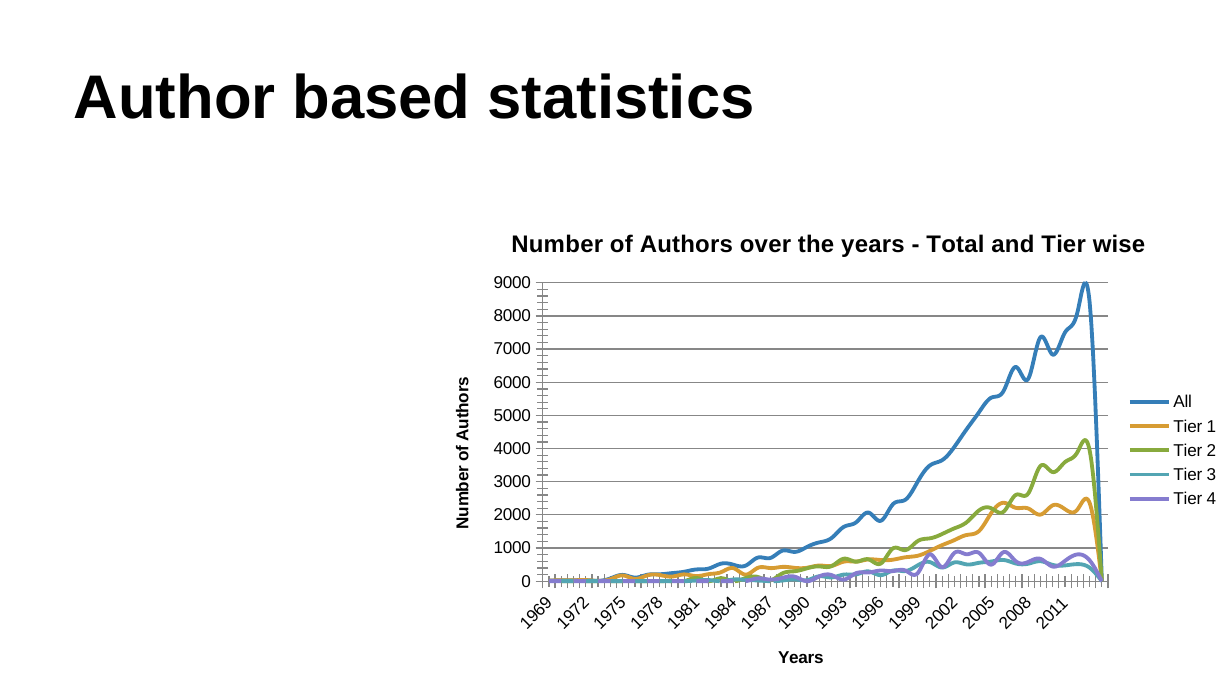
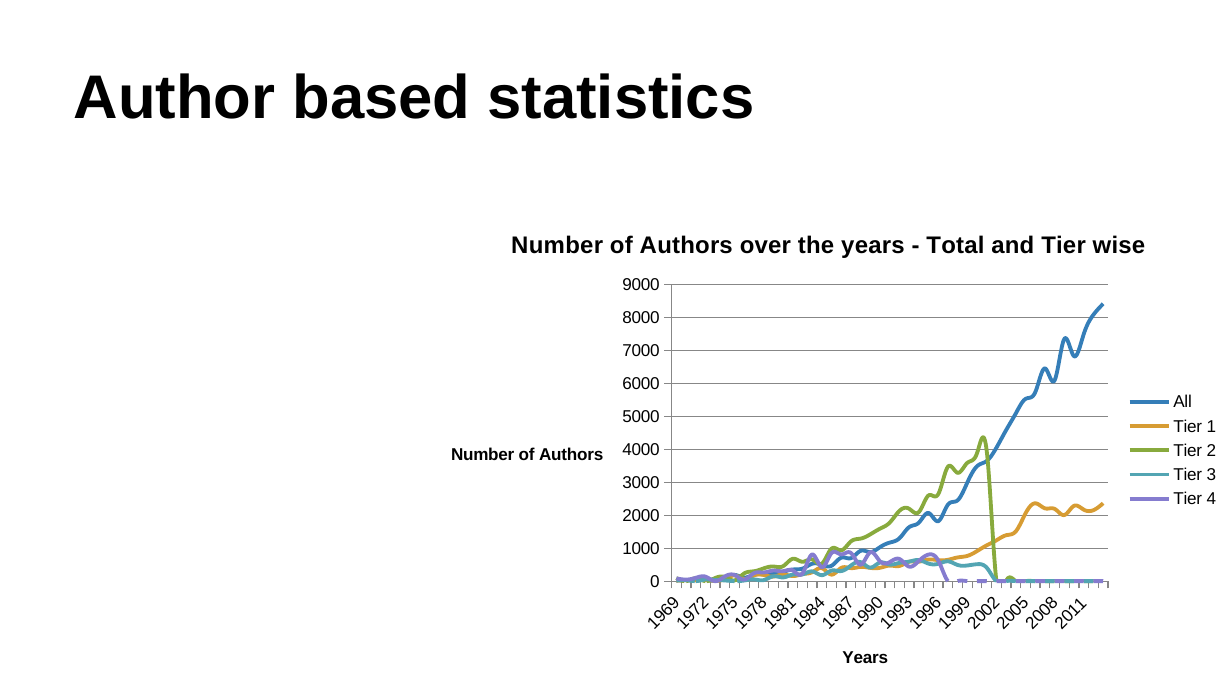
Before and after one commit to ag3859/RTBDProject, a slide deck: slide 11 of RTBD.pptx. Drawn at 1232x693 pixels with LibreOffice and Linux fonts; fonts in the diff are those of the drawing. Boxes give left, top, right and bottom in pixels: in the first picture for what was removed or moved away, otherwise in the second. Text is boxed around its words. In the diff, an @@ line names an element or a change of style, - is before the commit and + after.

Commit message:
updated ppt

```diff
--- a/RTBD.pptx
+++ b/RTBD.pptx
@@ line chart at [426, 208, 1232, 693] @@
-categories: 1, 2, 3, 4, 5, 6, 7, 8, 9, 10, 11, 12, 13, 14, 15, 16, 17, 18, 19, 20, 21, 22, 23, 24, 25, 26, 27, 28, 29, 30, 31, 32, 33, 34, 35, 36, 37, 38, 39, 40, 41, 42, 43, 44, 45, 46
+categories: 1, 2, 3, 4, 5, 6, 7, 8, 9, 10, 11, 12, 13, 14, 15, 16, 17, 18, 19, 20, 21, 22, 23, 24, 25, 26, 27, 28, 29, 30, 31, 32, 33, 34, 35, 36, 37, 38, 39, 40, 41, 42, 43, 44, 45
-All: 0, 0, 0, 0, 0, 1, 2, 1, 2, 2, 3, 3, 4, 5, 6, 6, 6, 8, 8, 11, 10, 12, 14, 15, 19, 21, 25, 22, 28, 29, 36, 41, 43, 48, 54, 60, 66, 68, 77, 72, 87, 81, 89, 96, 100, -
+All: 0, 0, 0, 0, 0, 1, 2, 1, 2, 2, 3, 3, 4, 5, 6, 6, 6, 8, 8, 11, 10, 12, 14, 15, 19, 21, 25, 22, 28, 29, 36, 41, 43, 48, 54, 60, 66, 68, 77, 72, 87, 81, 89, 96, 100
@@ colour of All #3A81BA to #357EB8 @@
-Tier 1: 0, 0, 0, 0, 0, 1, 2, 1, 2, 2, 2, 2, 2, 3, 3, 5, 2, 5, 5, 5, 5, 5, 6, 5, 7, 7, 8, 8, 8, 9, 9, 11, 13, 15, 17, 18, 24, 28, 26, 26, 24, 27, 26, 26, 28, -
+Tier 1: 0, 0, 0, 0, 0, 1, 2, 1, 2, 2, 2, 2, 2, 3, 3, 5, 2, 5, 5, 5, 5, 5, 6, 5, 7, 7, 8, 8, 8, 9, 9, 11, 13, 15, 17, 18, 24, 28, 26, 26, 24, 27, 26, 26, 28
@@ colour of Tier 1 #D89F39 to #D79C33 @@
-Tier 2: -, -, -, -, -, -, -, -, -, -, -, -, 1, 0, 1, 0, 1, 1, 0, 3, 4, 5, 5, 5, 8, 7, 8, 6, 12, 11, 14, 15, 17, 19, 21, 25, 26, 25, 31, 31, 41, 39, 43, 46, 47, -
+Tier 2: 1, 0, 1, 0, 1, 1, 0, 3, 4, 5, 5, 5, 8, 7, 8, 6, 12, 11, 14, 15, 17, 19, 21, 25, 26, 25, 31, 31, 41, 39, 43, 46, 47, -, -, -, -, -, -, -, -, -, -, -, -
@@ colour of Tier 2 #8BAB42 to #88AA3D @@
-Tier 3: -, -, -, -, -, -, -, -, -, -, -, -, 0, 0, 0, 1, 0, 0, 0, 0, 1, 0, 2, 1, 2, 2, 4, 2, 4, 4, 6, 7, 5, 7, 6, 7, 7, 8, 6, 6, 7, 6, 6, 6, 5, -
+Tier 3: 0, 0, 0, 1, 0, 0, 0, 0, 1, 0, 2, 1, 2, 2, 4, 2, 4, 4, 6, 7, 5, 7, 6, 7, 7, 8, 6, 6, 7, 6, 6, 6, 5, -, -, -, -, -, -, -, -, -, -, -, -
@@ colour of Tier 3 #57A7B5 to #53A5B3 @@
-Tier 4: -, -, -, -, -, -, -, -, -, -, -, -, -, -, -, -, -, 1, 1, 1, 2, 0, 2, 2, 1, 3, 3, 4, 4, 4, 3, 10, 5, 10, 10, 10, 6, 10, 7, 7, 8, 5, 7, 10, 7, -
+Tier 4: 1, 1, 1, 2, 0, 2, 2, 1, 3, 3, 4, 4, 4, 3, 10, 5, 10, 10, 10, 6, 10, 7, 7, 8, 5, 7, 10, 7, -, -, -, -, -, -, -, -, -, -, -, -, -, -, -, -, -
@@ colour of Tier 4 #8B81D2 to #857CCF @@
@@ value axis changed @@
@@ background changed @@
```
Also in this commit, not shown: 14 other slides changed, 1 slide added, 1 other file.
